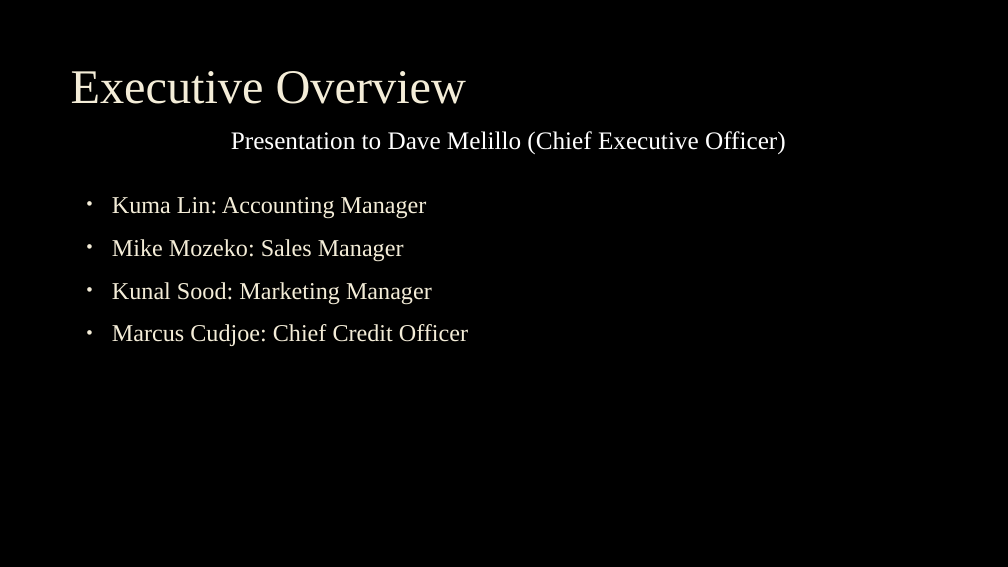
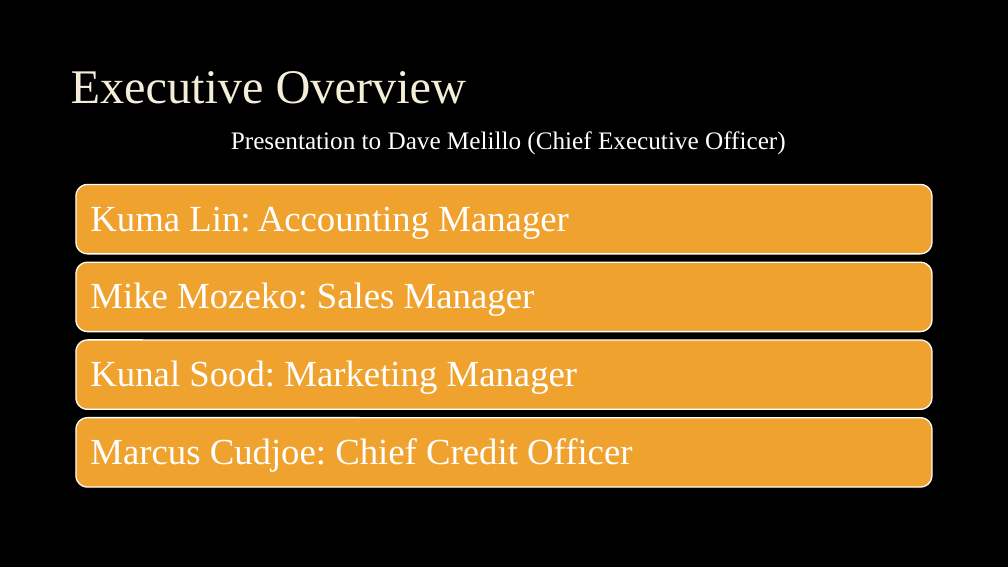
Before and after one commit to therealkuma/fintech_collab, a slide deck: slide 3 of Strategy and Decision Automation.pptx. Drawn at 1008x567 pixels with LibreOffice and Linux fonts; fonts in the diff are those of the drawing; background and template pictures are left out. Boxes give left, top, right and bottom in pixels: in the first picture for what was removed or moved away, otherwise in the second. Text is boxed around its words. In the diff, an @@ line names an element or a change of style, - is before the commit and + after.

```diff
--- a/Strategy and Decision Automation.pptx
+++ b/Strategy and Decision Automation.pptx
@@ text removed at box(112, 197, 468, 346) @@
-• Kuma Lin: Accounting Manager
-• Mike Mozeko: Sales Manager
-• Kunal Sood: Marketing Manager
-• Marcus Cudjoe: Chief Credit Officer
@@ group added at box(76, 185, 932, 488): 4 rounded rectangles, 4 texts @@
+Kuma Lin: Accounting Manager
+Mike Mozeko: Sales Manager
+Kunal Sood: Marketing Manager
+Marcus Cudjoe: Chief Credit Officer
```
